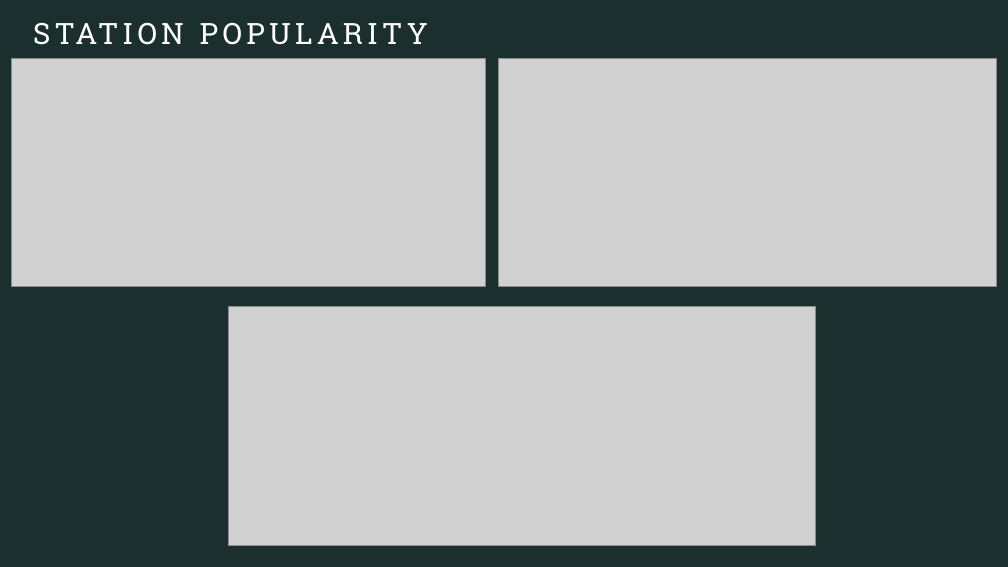
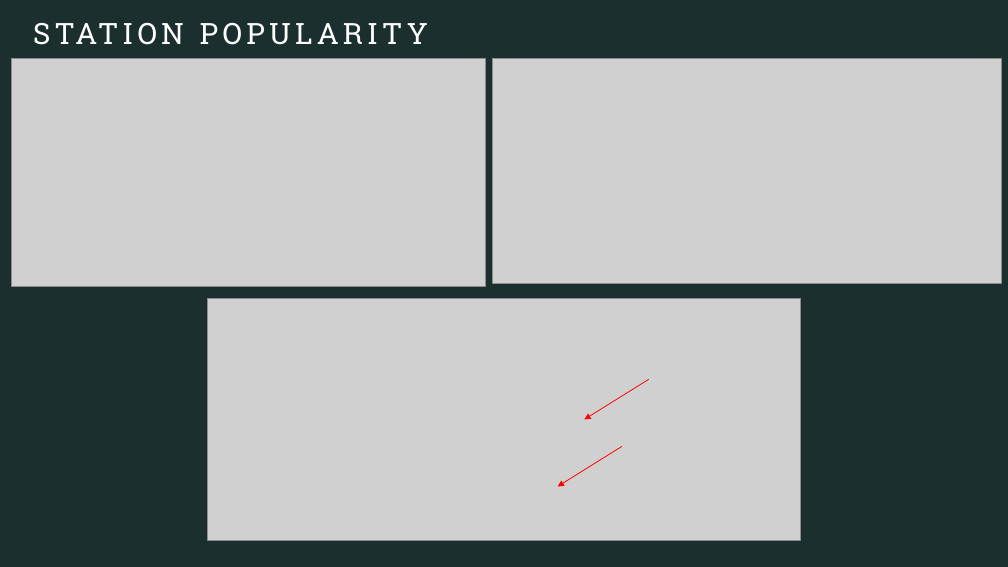
Before and after one commit to LJeanParrish/Tableau_Challenge, a slide deck: slide 6 of CitiBikes_Analysis.pptx. Drawn at 1008x567 pixels with LibreOffice and Linux fonts; fonts in the diff are those of the drawing; grey boxes stand for pictures. Boxes give left, top, right and bottom in pixels: in the first picture for what was removed or moved away, otherwise in the second. Text is boxed around its words. In the diff, an @@ line names an element or a change of style, - is before the commit and + after.

```diff
--- a/CitiBikes_Analysis.pptx
+++ b/CitiBikes_Analysis.pptx
@@ picture: place and size @@
-picture at box(498, 58, 997, 287)
+picture at box(493, 58, 1002, 284)
@@ picture: place and size @@
-picture at box(228, 307, 816, 546)
+picture at box(207, 299, 800, 541)
@@ arrow added from (649, 380) to (585, 420), #FF0000 0.75 pt @@
@@ arrow added from (622, 447) to (558, 487), #FF0000 0.75 pt @@
```
Also in this commit, not shown: 29 other files.
